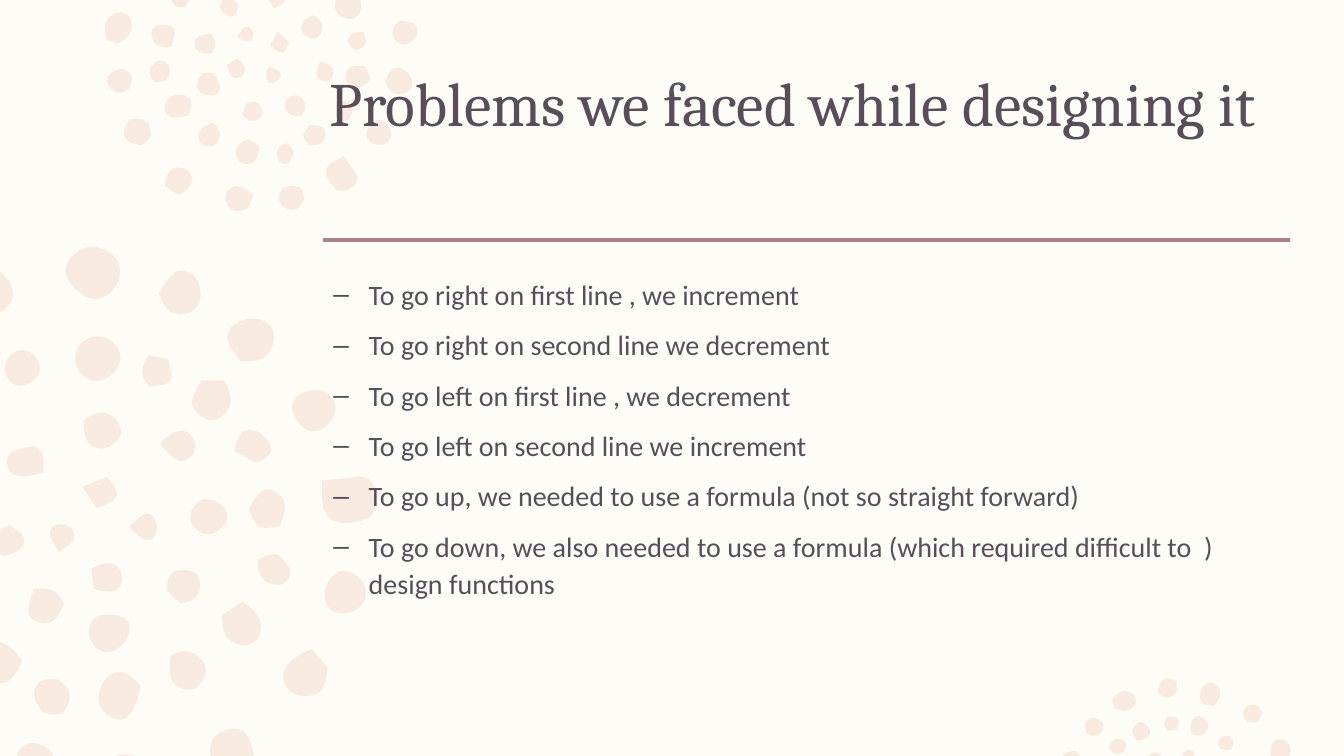
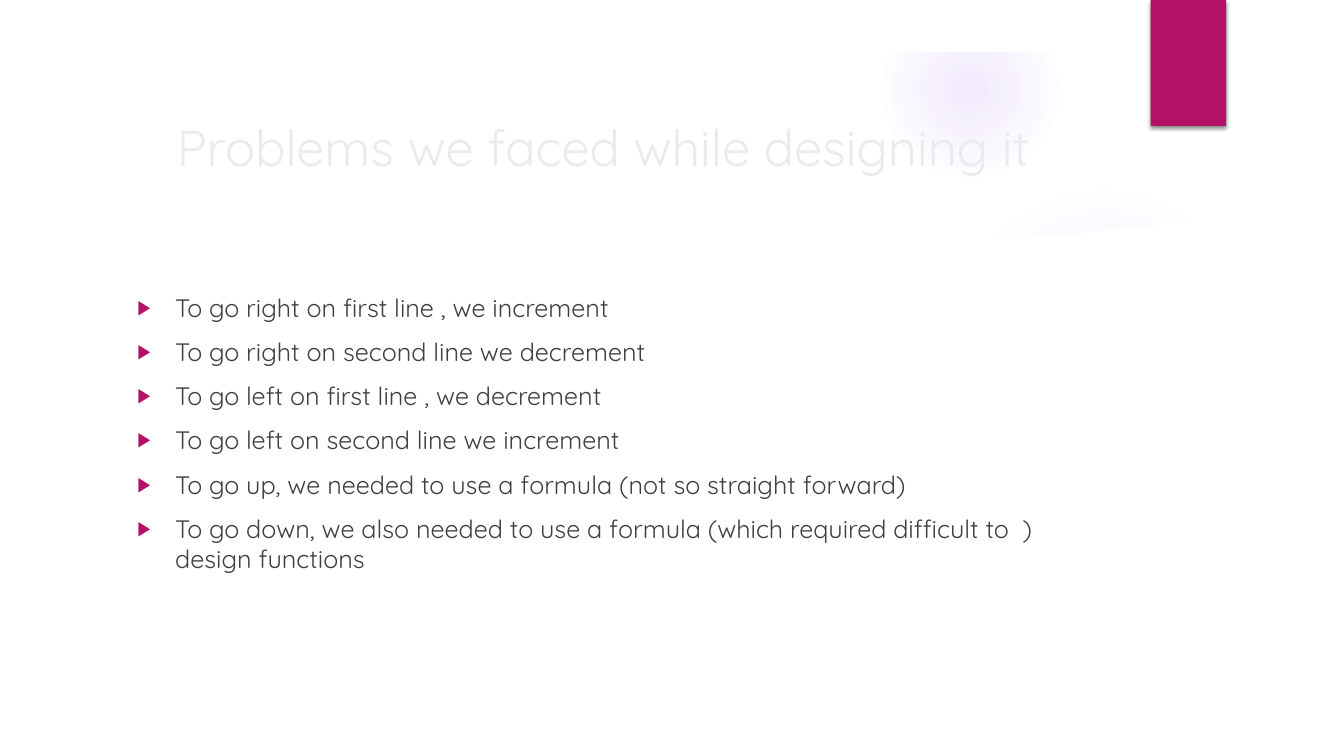
Before and after one commit to marwanj/Assembly-Language, a slide deck: slide 33 of Group_42_powerpoint.pptx (slide 34 before the commit). Drawn at 1344x756 pixels with LibreOffice and Linux fonts; fonts in the diff are those of the drawing; background and template pictures are left out. Boxes give left, top, right and bottom in pixels: in the first picture for what was removed or moved away, otherwise in the second. Text is boxed around its words. In the diff, an @@ line names an element or a change of style, - is before the commit and + after.

```diff
--- a/Group_42_powerpoint.pptx
+++ b/Group_42_powerpoint.pptx
@@ background #FEFCF7 to picture (left out) @@
@@ freeform shape: place and size @@
-freeform shape at (0, 0, 1293, 756)
+freeform shape at (0, 0, 1344, 756)
@@ freeform shape at (0, 0, 1344, 756): fill #F2D1C2 at 40% opacity to #FFFFFF @@
@@ rectangle added at (1150, 0, 1226, 126), fill #B31166 @@
@@ title "Problems we faced while designing ...": place and size @@
-title "Problems we faced while designing ..." at (330, 82, 1255, 140)
+title "Problems we faced while designing ..." at (127, 107, 1093, 185)
@@ title "Problems we faced while designing ..." at (127, 107, 1093, 185): size 44 to 36 pt, font Cambria to Quicksand, text colour #5A4D5A to #EBEBEB; line spacing 0.99 to 1; vertical alignment top to middle @@
@@ group added at (0, 1, 1302, 756): 4 ellipses, 2 freeform shapes @@
@@ line removed from (324, 240) to (1291, 240) @@
@@ text "To go right on first ...": place and size @@
-text "To go right on first ..." at (369, 285, 1191, 599)
+text "To go right on first ..." at (175, 298, 1009, 573)
@@ text "To go right on first ..." at (175, 298, 1009, 573): size 20 to 18 pt, font Calibri to Quicksand, text colour #5A4D5A to #404040; bullet – to ▶; line spacing 1.11 to 1 @@
```
Also in this commit, not shown: 39 other slides changed, 1 slide removed.
